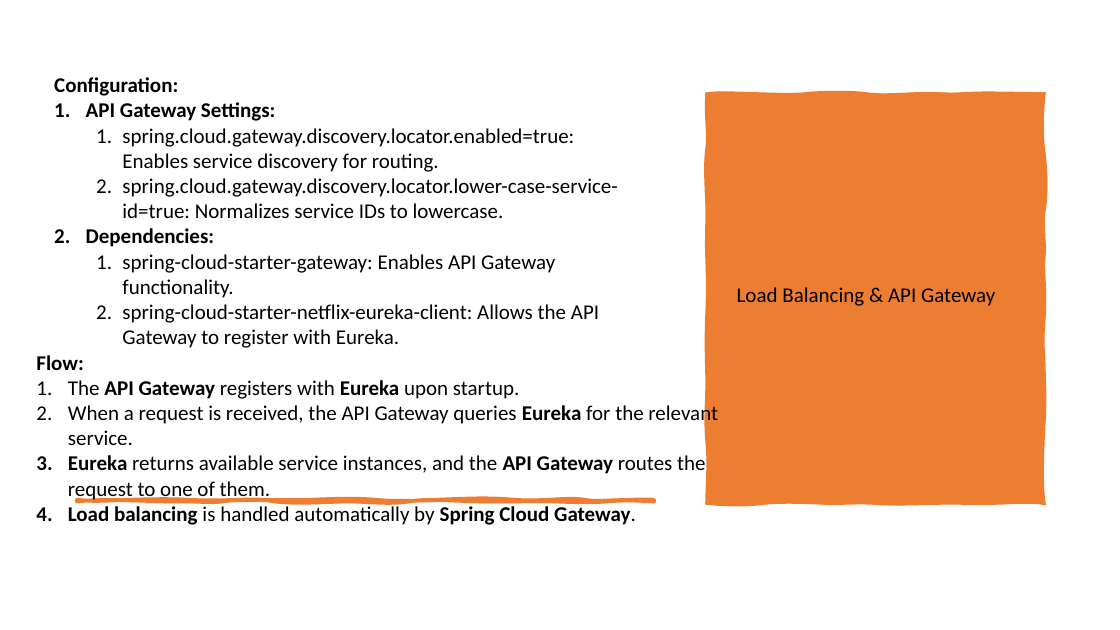
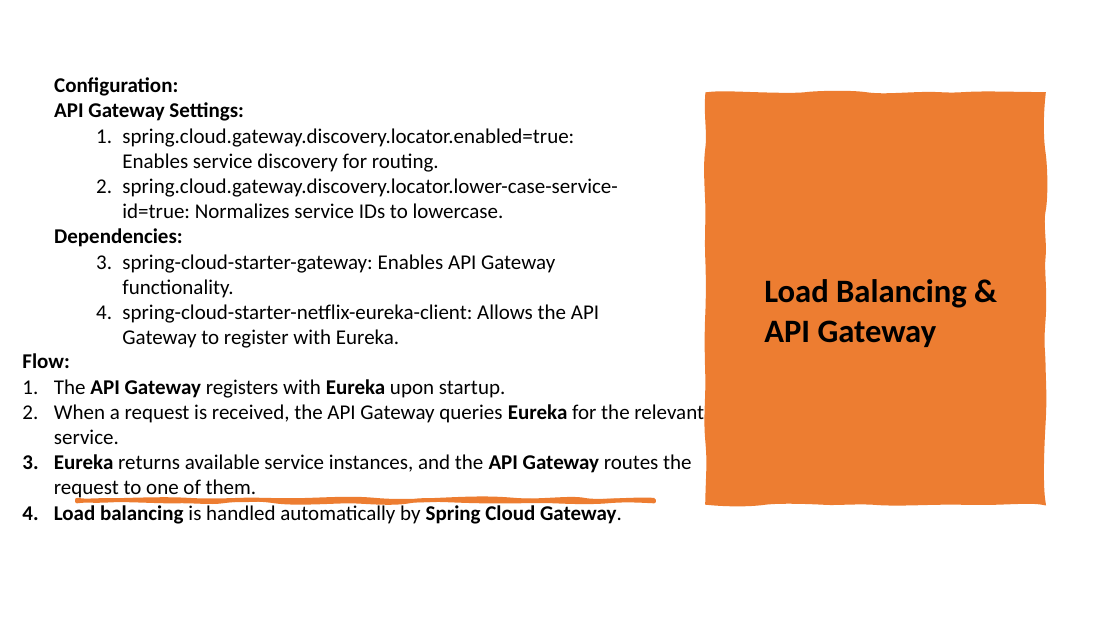
Before and after one commit to priyasdamodharan/QuizApp, a slide deck: slide 22 of QuizApplication.pptx. Drawn at 1120x630 pixels with LibreOffice and Linux fonts; fonts in the diff are those of the drawing. Boxes give left, top, right and bottom in pixels: in the first picture for what was removed or moved away, otherwise in the second. Text is boxed around its words. In the diff, an @@ line names an element or a change of style, - is before the commit and + after.

```diff
--- a/QuizApplication.pptx
+++ b/QuizApplication.pptx
@@ text at [54, 102, 243, 247]: bullet 1. to none @@
@@ text "Load Balancing & API Gateway": place and size @@
-text "Load Balancing & API Gateway" at [737, 287, 995, 306]
+text "Load Balancing & API Gateway" at [764, 279, 967, 347]
@@ text "Load Balancing & API Gateway" at [764, 279, 967, 347]: size 18 to 28 pt, bold on @@
@@ text "Flow:": place and size @@
-text "Flow:" at [36, 355, 718, 525]
+text "Flow:" at [22, 353, 704, 524]
```
Also in this commit, not shown: 6 other slides changed.
